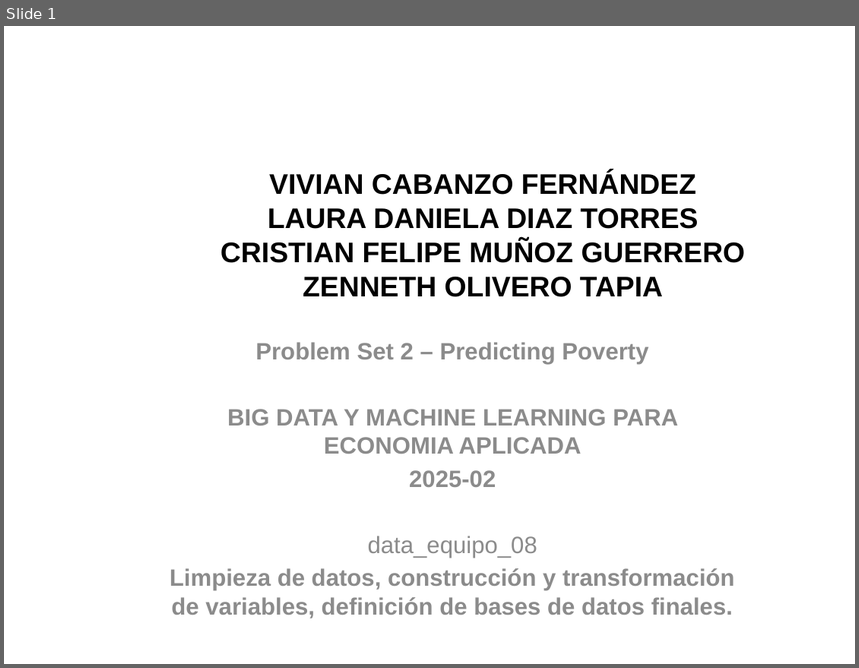
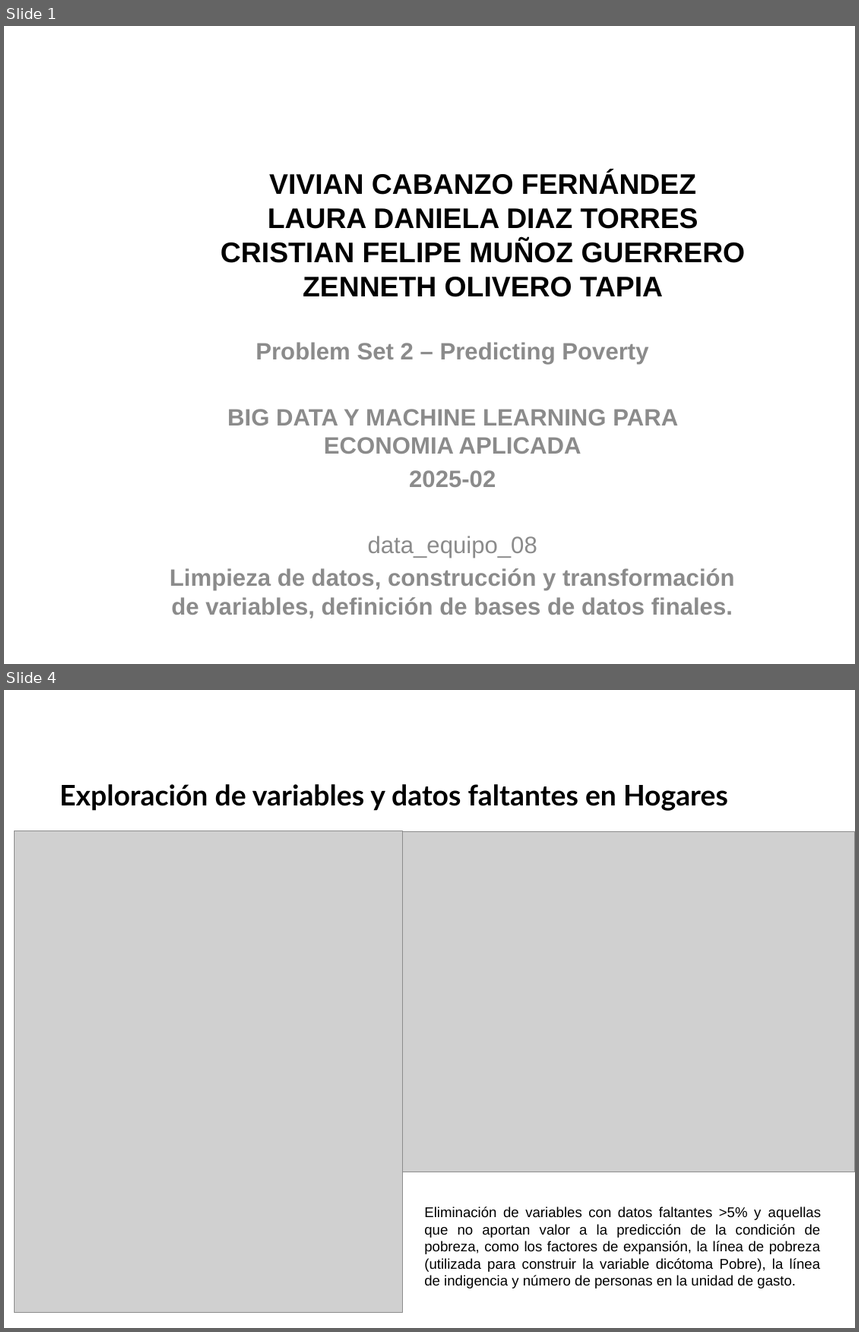
Before and after one commit to VivianCabanzo/Taller2_Predicting-Poverty, a slide deck: Presentaciones/data_equipo_08.pptx. Shown one above the other, each under a label of ours: slide 1 before the commit, slides 1 and 4 after it; the slides between them are not shown. The pictures are 859x668 and 859x1332 pixels, drawn with LibreOffice and Linux fonts; fonts in the diff are those of the drawing; grey boxes stand for pictures; background and template pictures are left out. Boxes give left, top, right and bottom in pixels: in the first picture for what was removed or moved away, otherwise in the second. Text is boxed around its words. In the diff, an @@ line names an element or a change of style, - is before the commit and + after.

```diff
--- a/Presentaciones/data_equipo_08.pptx
+++ b/Presentaciones/data_equipo_08.pptx
@@ slide 4 added at box(4, 690, 855, 1328), background picture (left out) @@
@@ title added at box(59, 784, 728, 811), 24 pt, text #000000, bold @@
+Exploración de variables y datos faltantes en Hogares
@@ picture added at box(14, 831, 403, 1313) @@
@@ picture added at box(403, 831, 855, 1173) @@
@@ text added at box(424, 1207, 821, 1289), 12 pt, text #000000 @@
+Eliminación de variables con datos faltantes >5% y aquellas que no aportan valor a la predicción de la condición de pobreza, como los factores de expansión, la línea de pobreza (utilizada para construir la variable dicótoma Pobre), la línea de indigencia y número de personas en la unidad de gasto.
```
Also in this commit, not shown: 5 other slides added, 1 slide removed.
